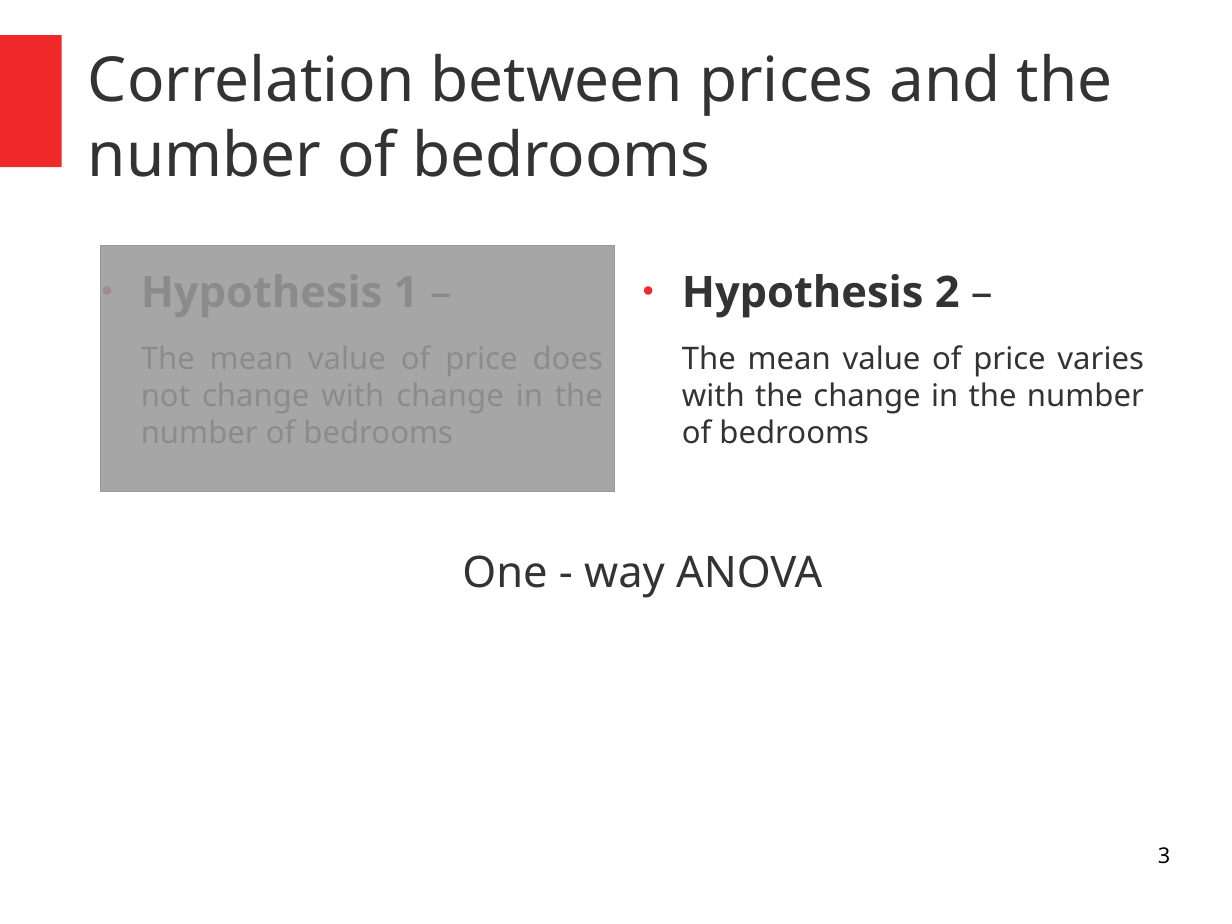
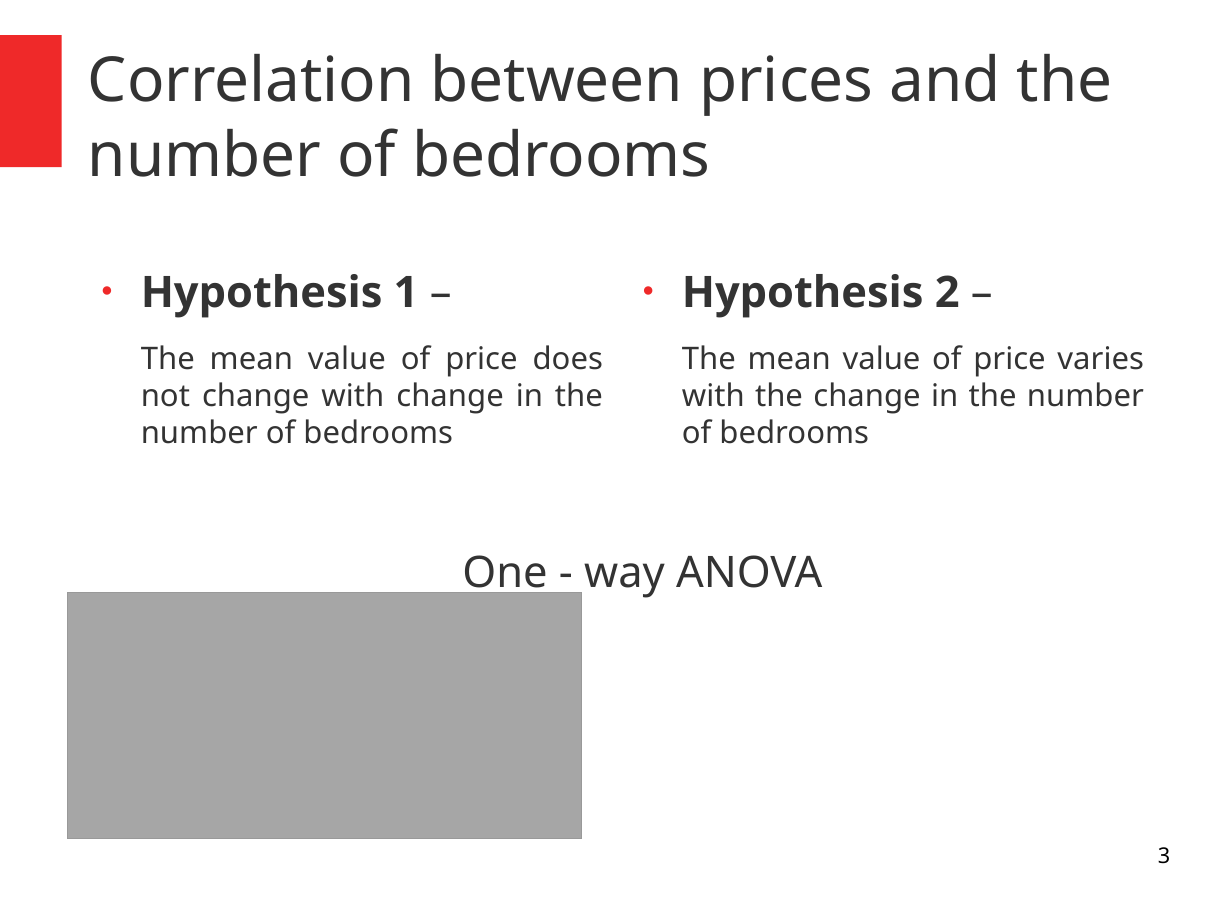
Before and after one commit to NicyJacob/Real-Estate-Price-Prediction, a slide deck: slide 3 of Data_Analysis/Data Visualisation.odp. Drawn at 1232x924 pixels with LibreOffice and Linux fonts; fonts in the diff are those of the drawing. Boxes give left, top, right and bottom in pixels: in the first picture for what was removed or moved away, otherwise in the second. Text is boxed around its words. In the diff, an @@ line names an element or a change of style, - is before the commit and + after.

```diff
--- a/Data_Analysis/Data Visualisation.odp
+++ b/Data_Analysis/Data Visualisation.odp
@@ text added at (x1=141, y1=274, x2=603, y2=444), 20 pt, text #333333 @@
+● Hypothesis 1 –
+The mean value of price does not change with change in the number of bedrooms
@@ rectangle moved from (x1=101, y1=246, x2=615, y2=492) to (x1=67, y1=593, x2=581, y2=838) @@
```
Also in this commit, not shown: 1 other slide changed, 10 other files.
